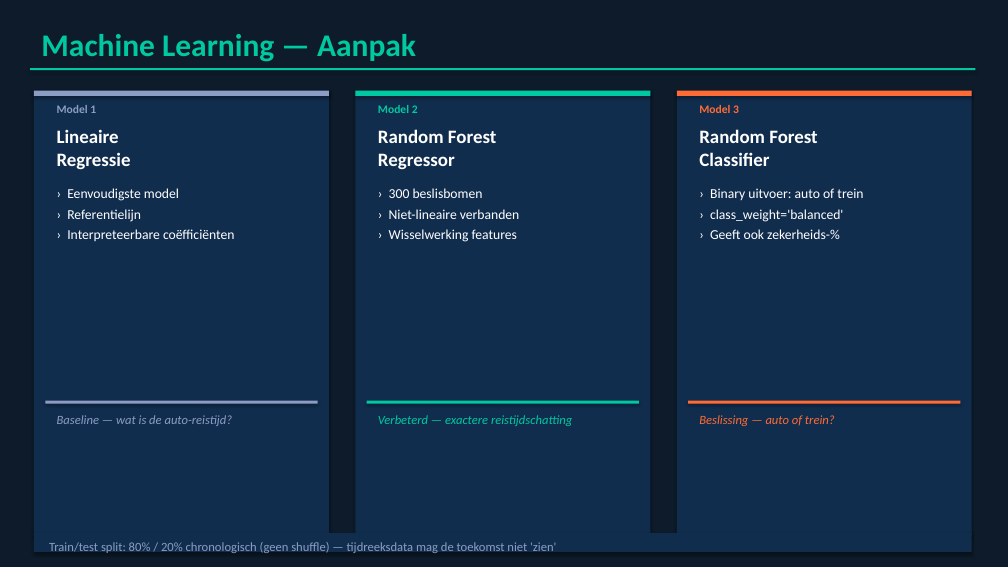
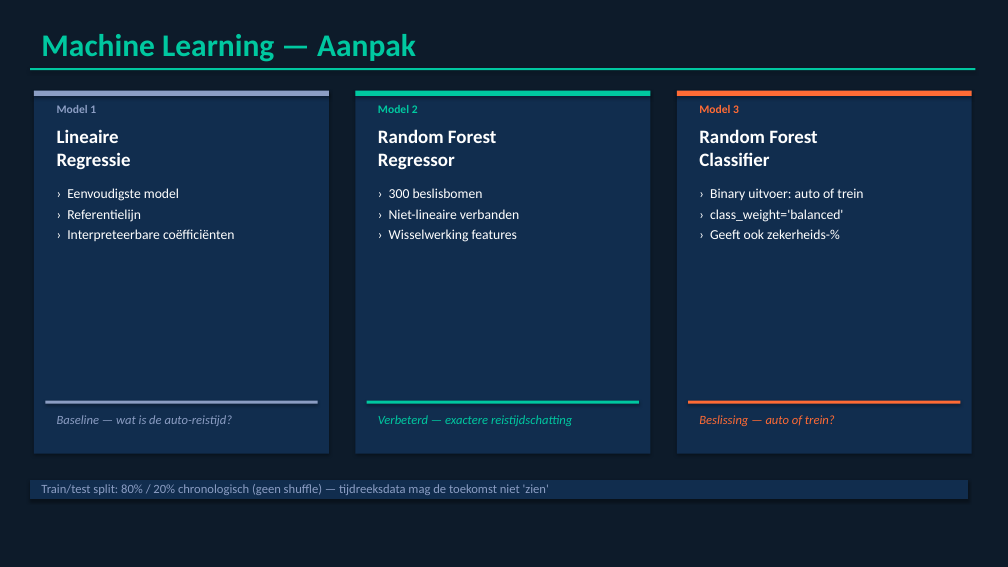
Before and after one commit to MaximeMylle/trafic_forecast_datascience, a slide deck: slide 13 of Gent_Mechelen_Presentatie.pptx (slide 14 before the commit). Drawn at 1008x567 pixels with LibreOffice and Linux fonts; fonts in the diff are those of the drawing. Boxes give left, top, right and bottom in pixels: in the first picture for what was removed or moved away, otherwise in the second. Text is boxed around its words. In the diff, an @@ line names an element or a change of style, - is before the commit and + after.

```diff
--- a/Gent_Mechelen_Presentatie.pptx
+++ b/Gent_Mechelen_Presentatie.pptx
@@ rectangle: place and size @@
-rectangle at (34,91,329,537)
+rectangle at (34,91,329,454)
@@ rectangle: place and size @@
-rectangle at (355,91,650,537)
+rectangle at (355,91,650,454)
@@ rectangle: place and size @@
-rectangle at (677,91,972,537)
+rectangle at (677,91,972,454)
@@ text "Train/test split: 80% / 20% ...": place and size @@
-text "Train/test split: 80% / 20% ..." at (49,542,556,555)
+text "Train/test split: 80% / 20% ..." at (41,484,549,495)
@@ rectangle: place and size @@
-rectangle at (34,533,972,552)
+rectangle at (30,480,968,499)
```
Also in this commit, not shown: 10 other slides changed, 3 slides added, 5 slides removed.
